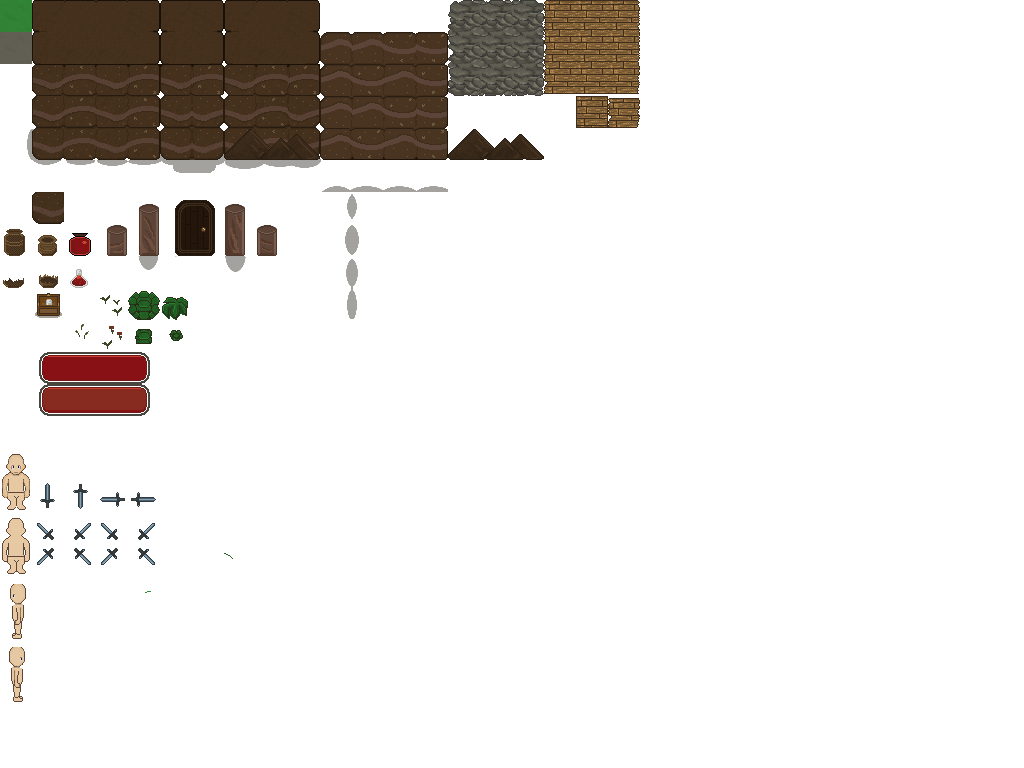
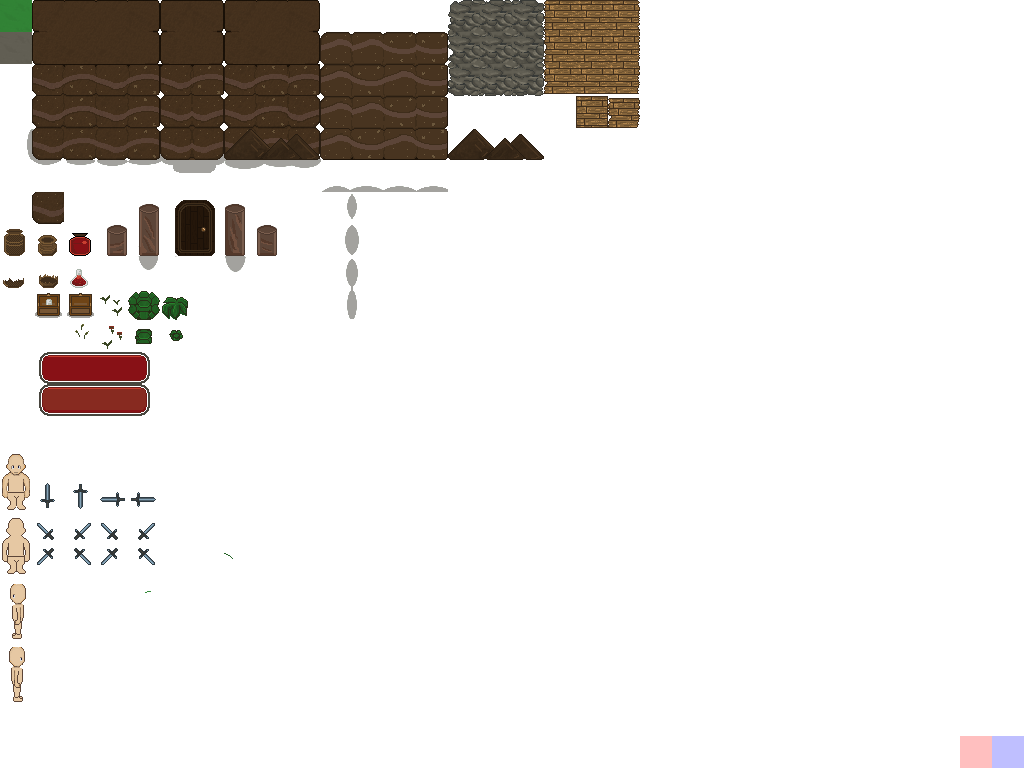
Layer changes from the first 1024×768 image to the second:
added layer "Chest empty copy" (25%) above "Chest empty" over (960, 736, 1024, 768)
added layer "Chest empty" above "Hero shading" over (67, 293, 94, 318)
